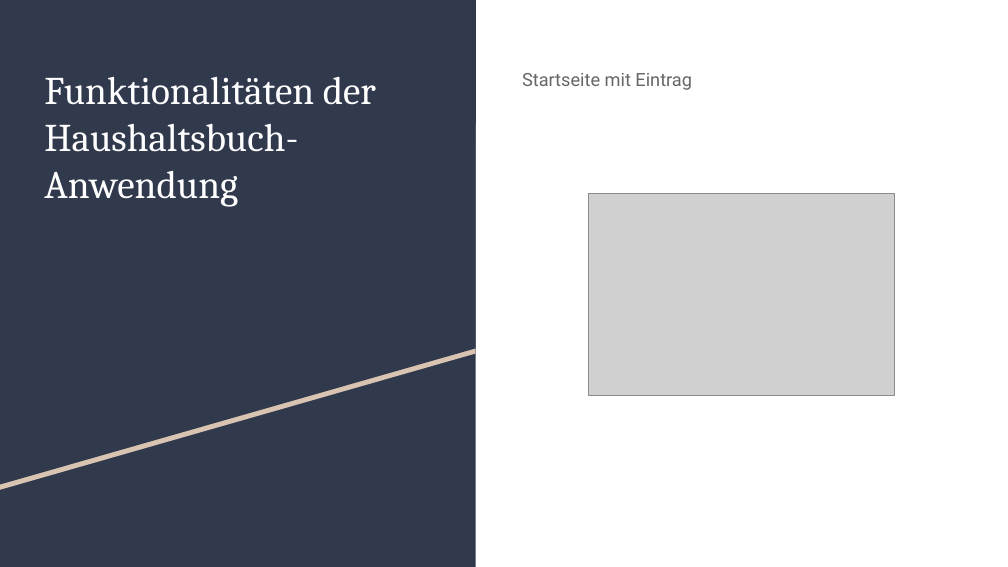
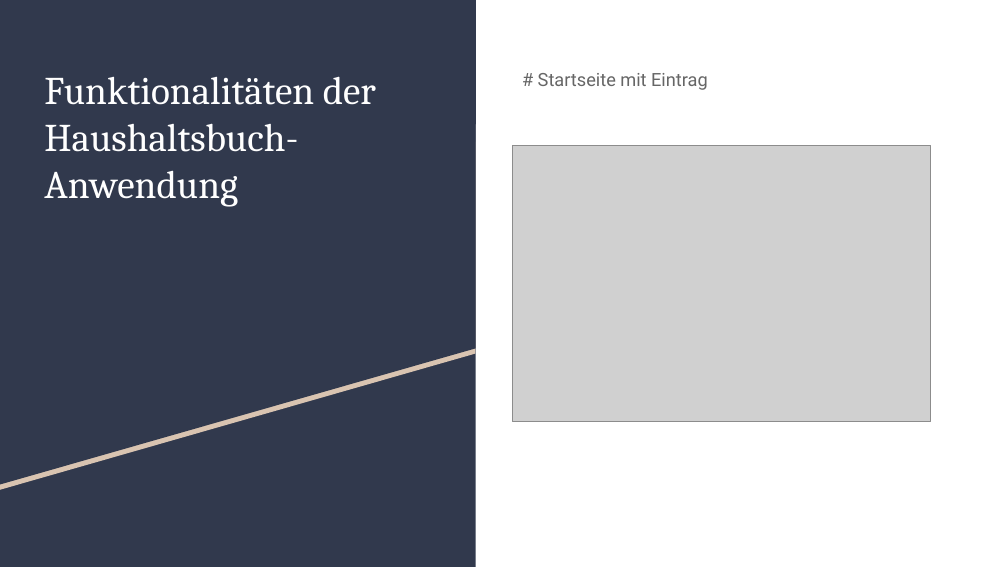
Before and after one commit to EduardMayer-IT/haushaltsbuch, a slide deck: slide 8 of Mayer Präsentation .pptx. Drawn at 1008x567 pixels with LibreOffice and Linux fonts; fonts in the diff are those of the drawing; grey boxes stand for pictures. Boxes give left, top, right and bottom in pixels: in the first picture for what was removed or moved away, otherwise in the second. Text is boxed around its words. In the diff, an @@ line names an element or a change of style, - is before the commit and + after.

```diff
--- a/Mayer Präsentation .pptx
+++ b/Mayer Präsentation .pptx
@@ text at (x1=538, y1=73, x2=708, y2=90): text changed @@
-Startseite mit Eintrag
+# Startseite mit Eintrag
@@ picture resized from (x1=589, y1=194, x2=894, y2=395) to (x1=512, y1=145, x2=931, y2=421) @@
```
Also in this commit, not shown: 7 other slides changed, 1 slide added, 1 slide removed, 2 other files.
